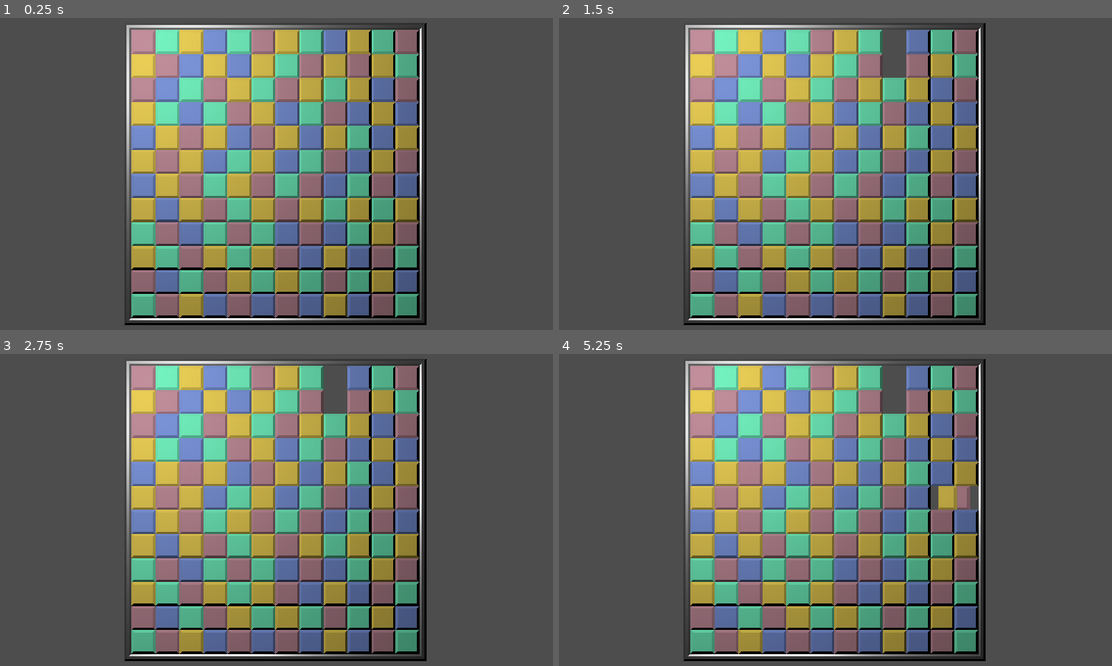
Above: before the commit, frames 1-4 (two rows, left to right).
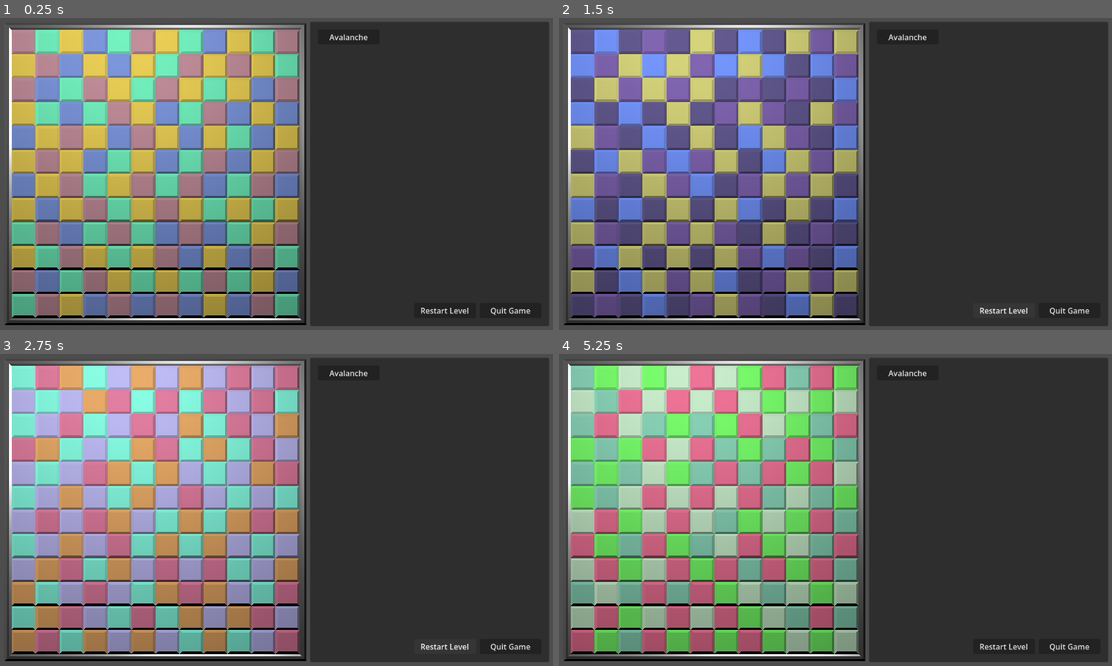
Above: after the commit, the same moments.

Repository: oxben/Swap
Game: Godot game, scene res://scenes/main.tscn
Same seed, same stepped clock (60 frames per second), same inputs: the game is played once before the commit and once after it.
Inputs (mouse positions are in pixels of both pictures, inside the frame that each line leads up to):
- Up to frame 1 (0.25 s): no input
- Up to frame 2 (1.5 s): click (907, 36) at 0.5 s, where only the run after the commit has a clickable "Avalanche"; click (1001, 311) at 1.25 s, where only the run after the commit has a clickable "Restart Level"
- Up to frame 3 (2.75 s): click (442, 647) at 2 s, where only the run after the commit has a clickable "Restart Level"
- Up to frame 4 (5.25 s): click (1001, 647) at 2.75 s, where only the run after the commit has a clickable "Restart Level"; click (907, 372) at 3.5 s, where only the run after the commit has a clickable "Avalanche"; click (907, 372) at 4.25 s, where only the run after the commit has a clickable "Avalanche"; tap Enter at 5 s; move the mouse to (957, 494) at 5.02 s; tap Q (Avalanche) at 5.1 s; click (957, 494) at 5.17 s

The runs differ from the first frame. In frame 1, 82% of the frame differs, in the area x 0-100%, y 1-99%; in frame 2, 89%; in frame 3, 89%; in frame 4, 90%.

Commit message:
Add buttons Avalanche, Restart and Quit

Diff:
--- a/swap/scenes/main.gd
+++ b/swap/scenes/main.gd
@@ -16,7 +16,7 @@
 	Handles input actions
 	"""
 	if ev.is_action_released("Quit"):
-		get_tree().quit()
+		quit_game()
 	elif ev.is_action_released("Avalanche"):
 		stats.avalanche_triggered += 1
 		$PlaygroundSquare.avalanche()
@@ -29,9 +29,29 @@
 	$PlaygroundSquare.reset_board()
 
 
+func quit_game():
+	get_tree().quit()
+
+
 func reset_stats():
 	for key in stats:
 		stats[key] = 0
+
+
+func ask_confirmation(message: String, function: Callable):
+	"""
+	Displays the confirmation dialog with the given message.
+	If the answer is yes calls the given function.
+	"""
+	var dialog = $ConfirmationDialog
+	dialog.dialog_text = message
+	dialog.ok_button_text = "Yes"
+	dialog.cancel_button_text = "No"
+	for c in dialog.confirmed.get_connections():
+		dialog.confirmed.disconnect(c.callable)
+	dialog.confirmed.connect(function)
+	dialog.popup_centered()
+
 
 func _on_tile_clicked():
 	"""
@@ -49,3 +69,29 @@
 	# smooth scaling without exploding too fast.
 	# stats.score = int(count * (count + 1) / 2) - 1
 	# print("%d tiles -> %d pts" % [count, stats.score])
+
+
+func _on_button_avalanche_pressed() -> void:
+	"""
+	Handles click on Avalanche button
+	"""
+	stats.avalanche_triggered += 1
+	$PlaygroundSquare.avalanche()
+
+
+func _on_button_restart_pressed() -> void:
+	"""
+	Handles click on Restart button
+	"""
+	if stats.tile_clicked > 0:
+		var dialog = $ConfirmationDialog
+		ask_confirmation("Are you sure you want to restart this level?", start_game)
+	else:
+		start_game()
+
+
+func _on_button_quit_pressed() -> void:
+	"""
+	Handles click on Quit button
+	"""
+	ask_confirmation("Are you sure you want to restart this level?", quit_game)
--- a/swap/scenes/main.tscn
+++ b/swap/scenes/main.tscn
@@ -15,3 +15,40 @@
 transform = Transform3D(1, 0, 0, 0, 1, 0, 0, 0, 1, 0, 1, 0)
 
 [node name="PlaygroundSquare" parent="." unique_id=567022727 instance=ExtResource("1_o5qli")]
+transform = Transform3D(1, 0, 0, 0, 1, 0, 0, 0, 1, -0.5, 0, 0)
+
+[node name="Panel" type="Panel" parent="." unique_id=1447637587]
+offset_left = 648.0
+offset_top = 8.0
+offset_right = 1144.0
+offset_bottom = 640.0
+
+[node name="ButtonAvalanche" type="Button" parent="Panel" unique_id=787424420]
+layout_mode = 0
+offset_left = 16.0
+offset_top = 16.0
+offset_right = 144.0
+offset_bottom = 47.0
+text = "Avalanche"
+
+[node name="ButtonRestart" type="Button" parent="Panel" unique_id=446870877]
+layout_mode = 0
+offset_left = 216.0
+offset_top = 584.0
+offset_right = 344.0
+offset_bottom = 615.0
+text = "Restart Level"
+
+[node name="ButtonQuit" type="Button" parent="Panel" unique_id=387612053]
+layout_mode = 0
+offset_left = 352.0
+offset_top = 584.0
+offset_right = 480.0
+offset_bottom = 615.0
+text = "Quit Game"
+
+[node name="ConfirmationDialog" type="ConfirmationDialog" parent="." unique_id=1658878266]
+
+[connection signal="pressed" from="Panel/ButtonAvalanche" to="." method="_on_button_avalanche_pressed"]
+[connection signal="pressed" from="Panel/ButtonRestart" to="." method="_on_button_restart_pressed"]
+[connection signal="pressed" from="Panel/ButtonQuit" to="." method="_on_button_quit_pressed"]
--- a/swap/scenes/playground_square.gd
+++ b/swap/scenes/playground_square.gd
@@ -244,9 +244,7 @@
 	var neigh_y = -1
 
 	for y in range(GRID_SIZE):
-		var row = ""
 		for x in range(GRID_SIZE):
-			row += "%d " % [tile_grid[y][x]]
 			if tile_grid[y][x] != -1:
 				# Check neighbor on the right
 				neigh_x = x + 1
@@ -262,7 +260,6 @@
 					and tile_grid[y][x] == tile_grid[neigh_y][neigh_x]:
 					destroyed_tiles.append({"x": x, "y": y})
 					destroyed_tiles.append({"x": neigh_x, "y": neigh_y})
-		#print(row)
 	var count = 0
 	for t in destroyed_tiles:
 		# Destroy tile node and update tile grid
